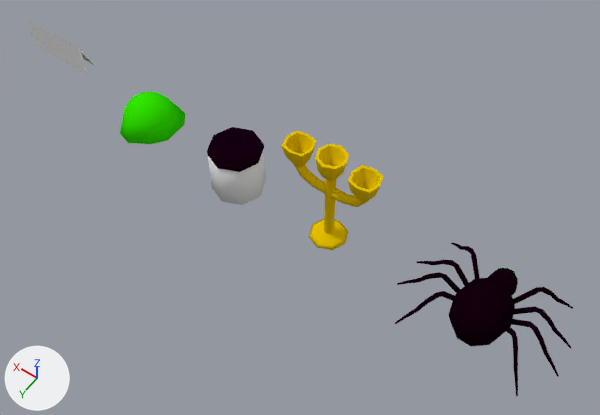
An edit to the Blender file Resources/objects2.blend, drawn before and after from the same camera.
The view is the same before and after, from a camera (50 mm lens) standing at (-13.22, 14.67, 22.64) and looking at (-2.47, -0.37, -1.0). Lighting does not change. The marker at lower left points along +X, +Y and +Z.

In view in the first picture: 'Bottle', 'Chandelier', 'Sign', 'Slime', 'Spider'.
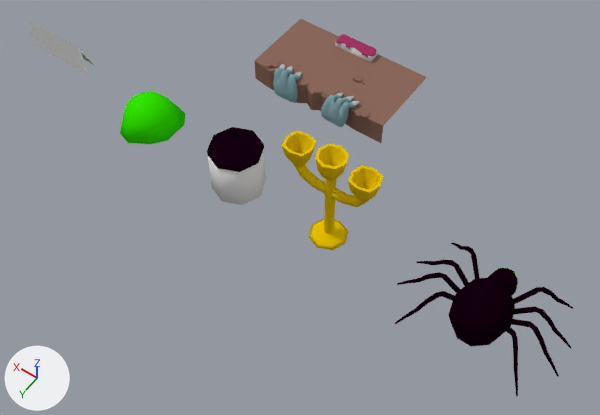
The newer file is also turned or shifted as a whole; pictures and numbers use the older file's frame.

Changed parts and their boxes [x1, y1, x2, y2] in the pictures (600 x 415 px):
'tereno', added (brown)
    after: [255, 19, 427, 143]
'MaoD', added (cyan)
    after: [321, 92, 359, 127]
'maoE', added (cyan)
    after: [273, 64, 302, 103]
'Altar', added
    after: [335, 34, 378, 62]
'Box006', added
    after: [360, 110, 370, 119]
'Box008', added
    after: [271, 60, 280, 68]
'Box005', added
    after: [353, 75, 363, 82]
'Box004', added
    after: [262, 61, 272, 69]
'Box007', added
    after: [355, 109, 362, 117]

Edits to the bpy script that builds the scene:
```text
Add ob_tereno:
    ob_tereno = bpy.data.objects.new('tereno', me_untitled_006)  # 88 vertices, 144 faces; spans x -126.0..113.0, y -74.0..56.0, z -38.0..4.0; in mat_01___default (brown #8c695c)
    ob_tereno.location = (-0.05, -5.96, 0.08)
    ob_tereno.scale = (0.0254, 0.0254, 0.0254)
Add ob_altar:
    ob_altar = bpy.data.objects.new('Altar', me_untitled_003)  # 5929 vertices, 11770 faces; spans x -34.5..34.5, y -11.0..11.0, z 5.6..18.4; in mat_08___default (light grey #cacaca), mat_ossos (white #fffadc), mat_07___default (pink #a33562)
    ob_altar.location = (-0.13, -7.54, -0.09)
    ob_altar.scale = (0.0254, 0.0254, 0.0254)
Add ob_box004:
    ob_box004 = bpy.data.objects.new('Box004', me_untitled_007)  # 27 vertices, 50 faces; spans x -2.7..12.2, y -8.3..8.3, z 0.0..4.5; in mat_01___default (brown #8c695c)
    ob_box004.location = (2.11, -4.76, 0.07)
    ob_box004.scale = (0.0254, 0.0254, 0.0254)
Add ob_box005:
    ob_box005 = bpy.data.objects.new('Box005', me_untitled_007.copy())
    ob_box005.location = (-1.13, -6.06, 0.07)
    ob_box005.rotation_euler = (0.0, 0.0, -1.469)  # degrees (0, 0, -84)
    ob_box005.scale = (0.0254, 0.0254, 0.0254)
Add ob_box006:
    ob_box006 = bpy.data.objects.new('Box006', me_untitled_007.copy())
    ob_box006.location = (-2.38, -4.58, 0.07)
    ob_box006.rotation_euler = (0.0, 0.0, -1.469)  # degrees (0, 0, -84)
    ob_box006.scale = (0.0254, 0.0254, 0.0254)
Add ob_box007:
    ob_box007 = bpy.data.objects.new('Box007', me_untitled_007.copy())
    ob_box007.location = (-2.09, -4.58, 0.03)
    ob_box007.rotation_euler = (0.0, 0.0, -2.181)  # degrees (0, 0, -125)
    ob_box007.scale = (0.0254, 0.0254, 0.0254)
Add ob_box008:
    ob_box008 = bpy.data.objects.new('Box008', me_untitled_007.copy())
    ob_box008.location = (2.11, -4.9, 0.07)
    ob_box008.rotation_euler = (0.0, 0.0, -2.513)  # degrees (0, 0, -144)
    ob_box008.scale = (0.0254, 0.0254, 0.0254)
Add ob_maoe:
    ob_maoe = bpy.data.objects.new('maoE', me_untitled_001)  # 252 vertices, 484 faces; spans x -457.0..102.0, y -168.0..420.0, z -92.0..303.0; in mat_mao (cyan #7ea1a8), mat_maounha (light grey #b7c3c5)
    ob_maoe.location = (1.48, -4.9, 0.13)
    ob_maoe.rotation_euler = (-0.963, -0.377, -0.101)  # degrees (-55, -22, -5.8)
    ob_maoe.scale = (0.0027, 0.00221, 0.00221)
Add ob_maod:
    ob_maod = bpy.data.objects.new('MaoD', me_untitled_001.copy())
    ob_maod.location = (-1.67, -4.9, 0.13)
    ob_maod.rotation_euler = (2.179, 0.377, 0.101)  # degrees (125, 22, 5.8)
    ob_maod.scale = (-0.0027, -0.00221, -0.00221)
```
